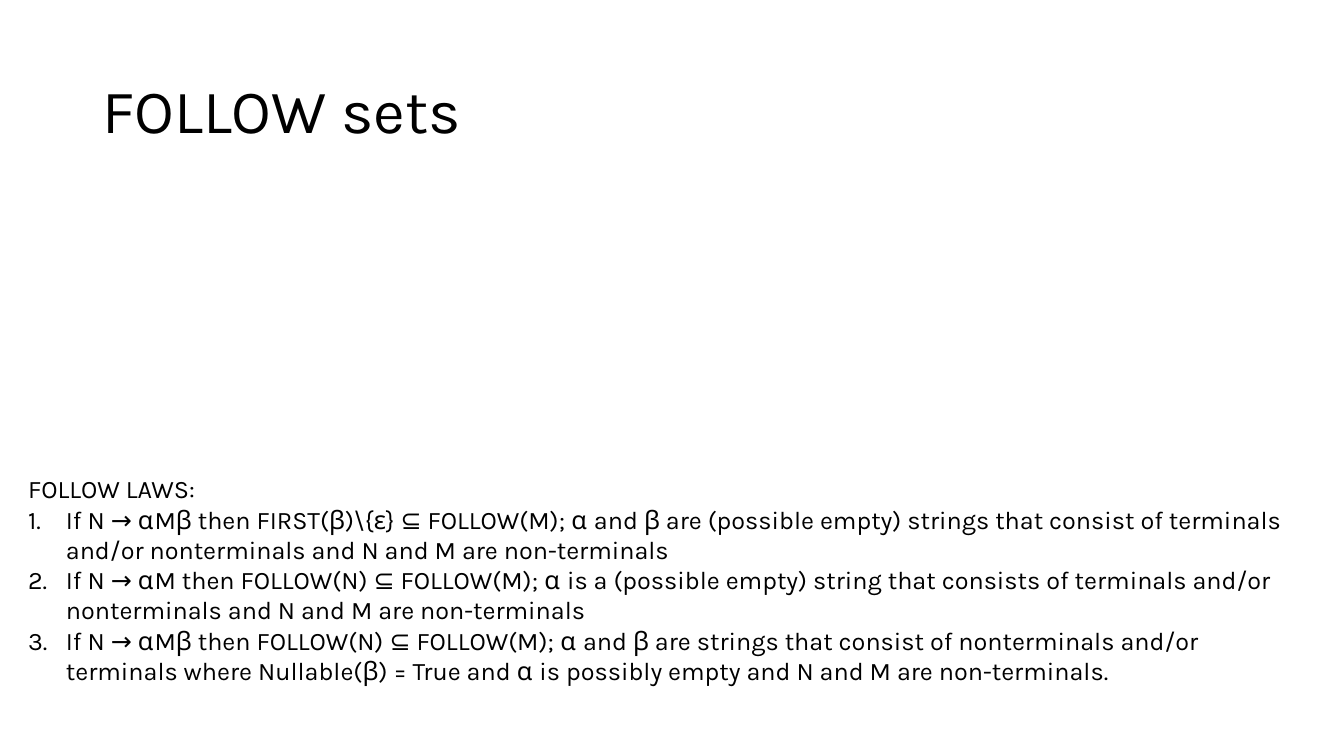
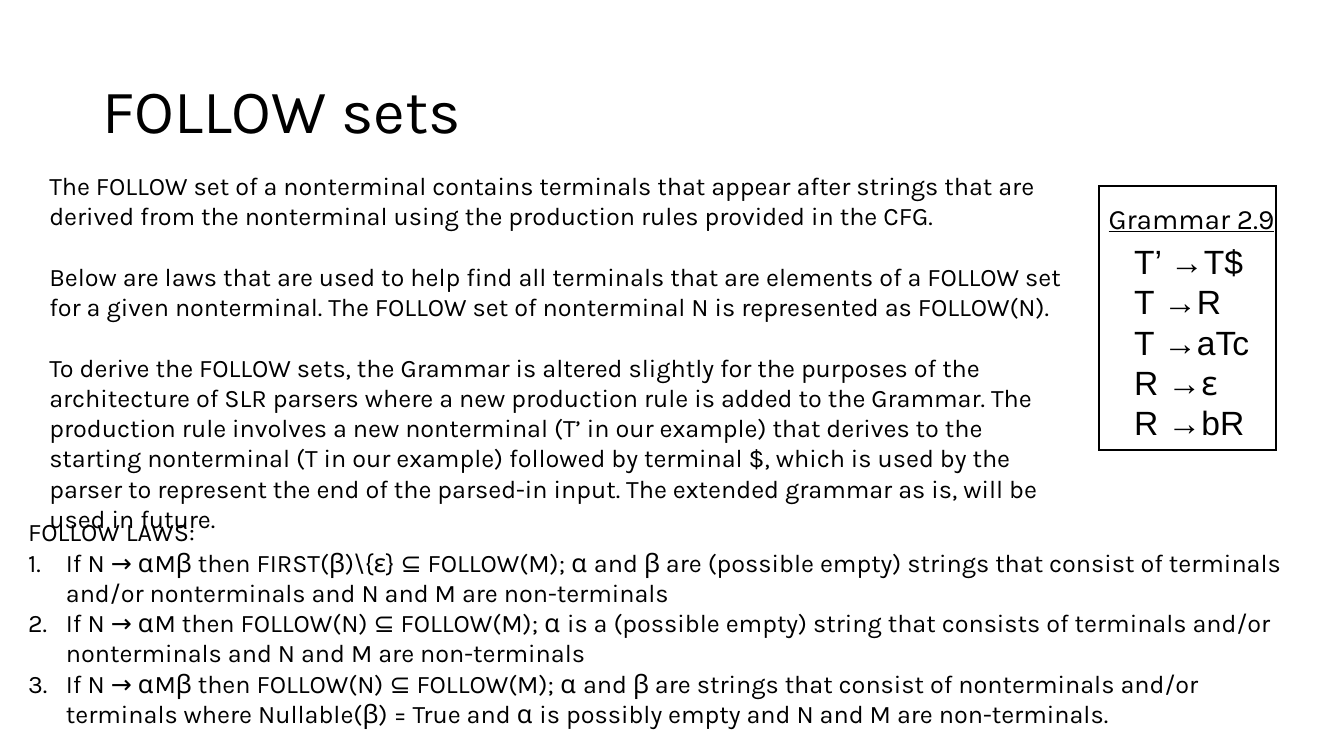
Before and after one commit to Danieldv-s/Research-Materials, a slide deck: slide 16 of Syntax-Analysis/Section2.13Expansion.pptx (slide 15 before the commit). Drawn at 1344x756 pixels with LibreOffice and Linux fonts; fonts in the diff are those of the drawing. Boxes give left, top, right and bottom in pixels: in the first picture for what was removed or moved away, otherwise in the second. Text is boxed around its words. In the diff, an @@ line names an element or a change of style, - is before the commit and + after.

```diff
--- a/Syntax-Analysis/Section2.13Expansion.pptx
+++ b/Syntax-Analysis/Section2.13Expansion.pptx
@@ text added at box(49, 177, 1061, 504), 18 pt, text #000000 @@
+The FOLLOW set of a nonterminal contains terminals that appear after strings that are derived from the nonterminal using the production rules provided in the CFG.
+Below are laws that are used to help find all terminals that are elements of a FOLLOW set for a given nonterminal. The FOLLOW set of nonterminal N is represented as FOLLOW(N).
+To derive the FOLLOW sets, the Grammar is altered slightly for the purposes of the architecture of SLR parsers where a new production rule is added to the Grammar. The production rule involves a new nonterminal (T’ in our example) that derives to the starting nonterminal (T in our example) followed by terminal $, which is used by the parser to represent the end of the parsed-in input. The extended grammar as is, will be used in future.
@@ rectangle added at box(1099, 187, 1276, 451), fill #FFFFFF, outline #000000 1.5 pt @@
@@ text added at box(1109, 211, 1274, 232), 20 pt, text #000000, underline @@
+Grammar 2.9
@@ text added at box(1134, 249, 1249, 436), 24 pt, text #000000 @@
+T’ →T$
+T →R
+T →aTc
+R →ε
+R →bR
@@ text "FOLLOW LAWS:" rewrapped from box(28, 482, 1281, 686) to box(28, 519, 1281, 729) @@
```
Also in this commit, not shown: 33 other slides changed, 11 slides added.
